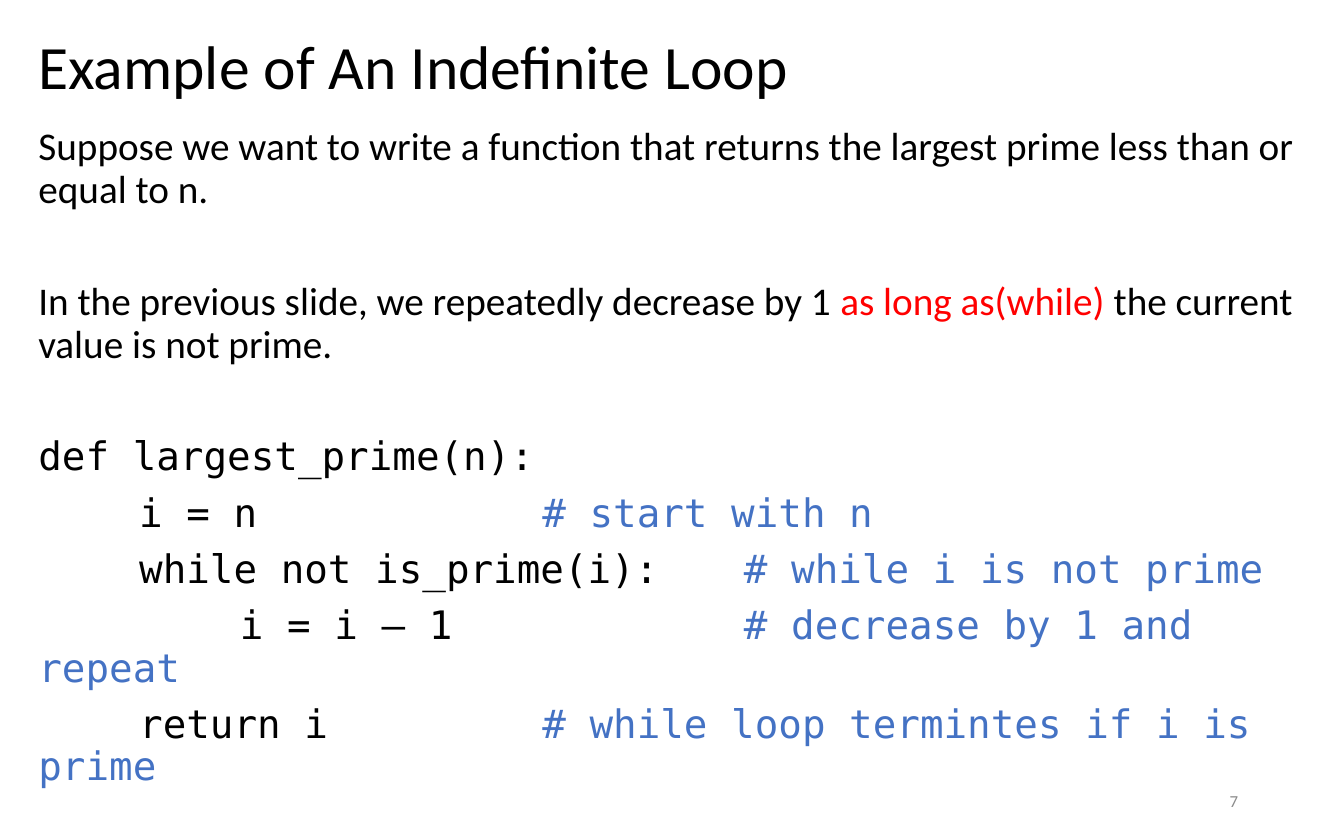
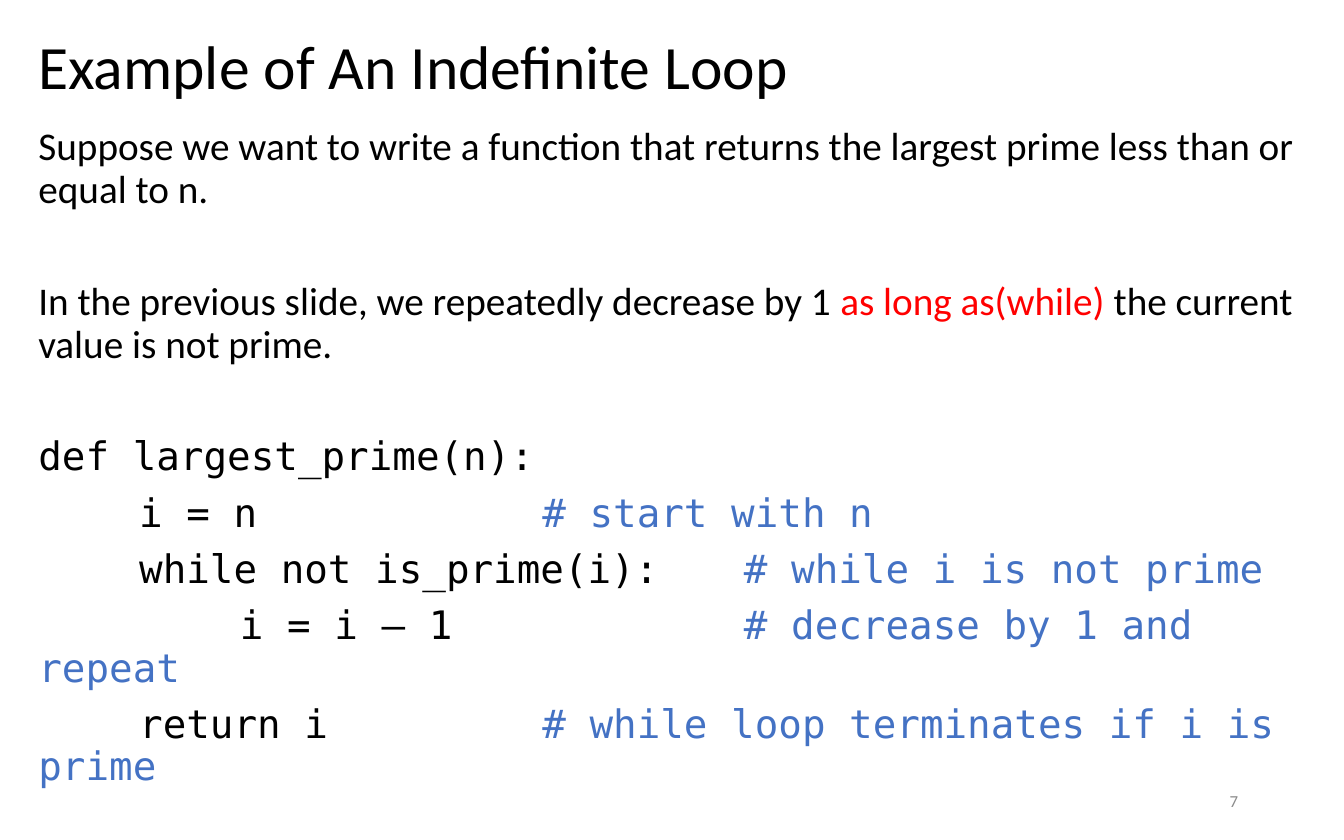
Before and after one commit to LongBaoNguyen/longbaonguyen.github.io, a slide deck: slide 7 of courses/apcsp/lect7.pptx. Drawn at 1344x840 pixels with LibreOffice and Linux fonts; fonts in the diff are those of the drawing. Boxes give left, top, right and bottom in pixels: in the first picture for what was removed or moved away, otherwise in the second. Text is boxed around its words. In the diff, an @@ line names an element or a change of style, - is before the commit and + after.

```diff
--- a/courses/apcsp/lect7.pptx
+++ b/courses/apcsp/lect7.pptx
@@ text at (38, 708, 1274, 788): text changed @@
-return i # while loop termintes if i is prime
+return i # while loop terminates if i is prime
```
Also in this commit, not shown: 1 other file.
